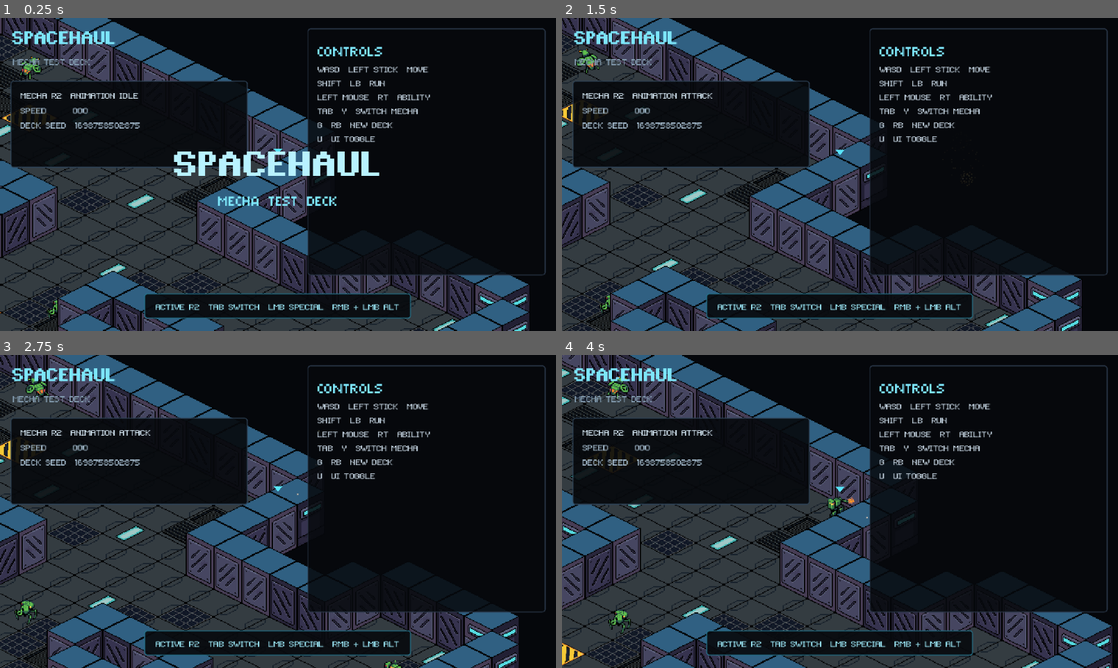
Above: before the commit, frames 1-4 (two rows, left to right).
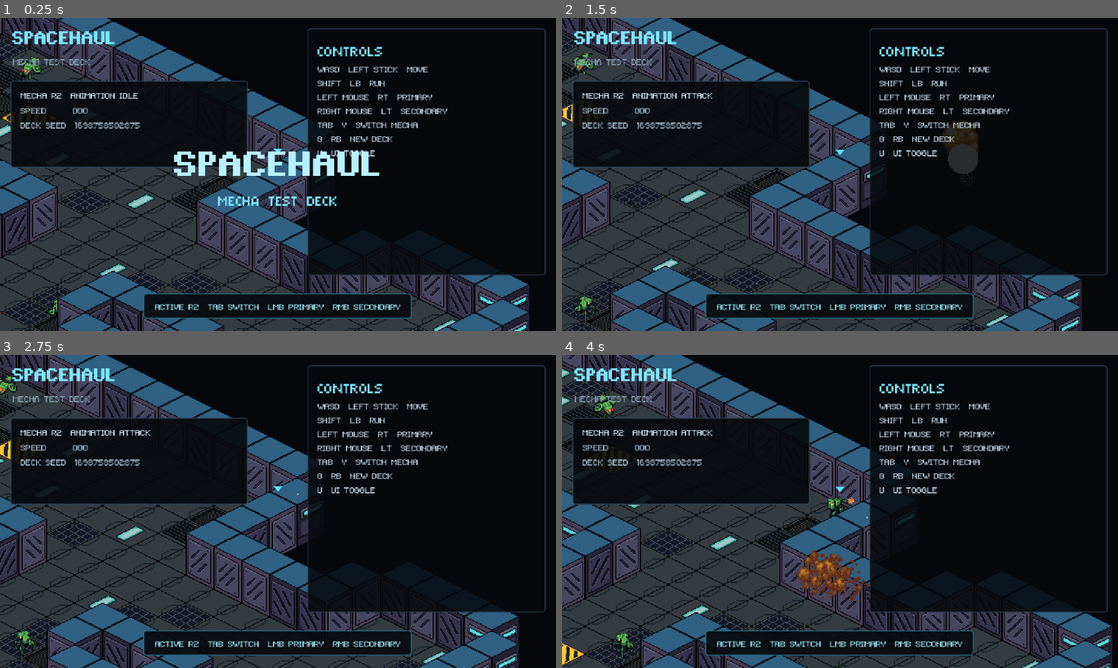
Above: after the commit, the same moments.

Repository: Tekknobot/spacehaul
Game: Godot game, scene res://Scenes/main.tscn
The game is run twice, just before and just after one commit, with the same random seed, the same clock (stepped at 60 frames per second) and the same inputs.
Inputs (mouse positions are in pixels of both pictures, inside the frame that each line leads up to):
- Up to frame 1 (0.25 s): no input
- Up to frame 2 (1.5 s): move the mouse to (962, 158) at 0.52 s; hold D (move_right) 0.53-1.28 s; hold Right mouse button (aim, bound only before the commit) 0.53-1.28 s; click (962, 158) at 0.8 s; move the mouse to (728, 190) at 1.27 s; hold S (move_down) from 1.28 s (still down); click (728, 190) at 1.35 s
- Up to frame 3 (2.75 s): right-click (166, 527) at 1.55 s; move the mouse to (333, 442) at 2.02 s; release S (move_down) at 2.03 s; hold D (move_right) from 2.03 s (still down); hold Right mouse button (aim, bound only before the commit) from 2.03 s (still down); click (333, 442) at 2.3 s
- Up to frame 4 (4 s): move the mouse to (812, 574) at 2.77 s; release D (move_right) at 2.78 s; release Right mouse button (aim, bound only before the commit) at 2.78 s; hold W (move_up) 2.78-3.53 s; tap Space (dash) at 2.85 s; click (812, 574) at 2.92 s; right-click (812, 574) at 3.05 s; move the mouse to (1006, 558) at 3.52 s; hold A (move_left) from 3.53 s (still down); tap K (death_test) at 3.6 s; click (1006, 558) at 3.8 s

The runs differ from the first frame. In frame 1, 1.3% of the frame differs, in the area x 25-81%, y 24-96%; in frame 2, 2.5%; in frame 3, 1.9%; in frame 4, 2.9%, in the area x 5-81%, y 6-100%.

Commit message:
VFX explosions.

Diff:
--- a/Scenes/main.tscn
+++ b/Scenes/main.tscn
@@ -162,7 +162,7 @@
 theme_override_colors/font_color = Color(0.78, 0.84, 0.89, 1)
 theme_override_fonts/font = ExtResource("4_mago1")
 theme_override_font_sizes/font_size = 16
-text = "WASD  LEFT STICK  MOVE\nSHIFT  LB  RUN\nLEFT MOUSE  RT  ABILITY\nTAB  Y  SWITCH MECHA\nG  RB  NEW DECK\nU  UI TOGGLE"
+text = "WASD  LEFT STICK  MOVE\nSHIFT  LB  RUN\nLEFT MOUSE  RT  PRIMARY\nRIGHT MOUSE  LT  SECONDARY\nTAB  Y  SWITCH MECHA\nG  RB  NEW DECK\nU  UI TOGGLE"
 
 [node name="BottomCenter" type="CenterContainer" parent="HUD" unique_id=5209970]
 anchors_preset = 12
--- a/Scripts/input_setup.gd
+++ b/Scripts/input_setup.gd
@@ -10,6 +10,7 @@
 	_add_action("dash")
 	_add_action("aim", 0.15)
 	_add_action("shoot", 0.15)
+	_add_action("secondary_ability", 0.15)
 	_add_action("interact")
 	_add_action("tool")
 	_add_action("pickup")
@@ -44,11 +45,13 @@
 	_add_key("dash", KEY_SPACE)
 	_add_joy_button("dash", JOY_BUTTON_A)
 
-	_add_mouse_button("aim", MOUSE_BUTTON_RIGHT)
-	_add_joy_axis("aim", JOY_AXIS_TRIGGER_LEFT, 1.0)
-
+	# Mouse aim is implicit from the cursor/right stick. Right click is now a
+	# standalone secondary-ability trigger rather than a modifier for LMB.
 	_add_mouse_button("shoot", MOUSE_BUTTON_LEFT)
 	_add_joy_axis("shoot", JOY_AXIS_TRIGGER_RIGHT, 1.0)
+
+	_add_mouse_button("secondary_ability", MOUSE_BUTTON_RIGHT)
+	_add_joy_axis("secondary_ability", JOY_AXIS_TRIGGER_LEFT, 1.0)
 
 	_add_key("interact", KEY_E)
 	_add_joy_button("interact", JOY_BUTTON_X)
--- a/Scripts/mecha_controller.gd
+++ b/Scripts/mecha_controller.gd
@@ -112,10 +112,17 @@
 	var move_input := Input.get_vector("move_left", "move_right", "move_up", "move_down")
 	var attack_direction := _get_attack_direction()
 
-	if Input.is_action_just_pressed("shoot") and not attacking:
-		_attack_target = _get_attack_target(attack_direction)
-		_attack_alternate = Input.is_action_pressed("aim")
-		_start_attack(attack_direction, true)
+	if not attacking:
+		# RMB / LT fires the alternate special directly. It no longer needs to
+		# be held together with the primary ability button.
+		if Input.is_action_just_pressed("secondary_ability") and _has_secondary_ability():
+			_attack_target = _get_attack_target(attack_direction)
+			_attack_alternate = true
+			_start_attack(attack_direction, true)
+		elif Input.is_action_just_pressed("shoot"):
+			_attack_target = _get_attack_target(attack_direction)
+			_attack_alternate = false
+			_start_attack(attack_direction, true)
 
 	if attacking:
 		velocity = velocity.move_toward(Vector2.ZERO, deceleration * delta)
@@ -176,6 +183,9 @@
 	var radius := _rng.randf_range(18.0, ai_patrol_radius)
 	_ai_target = home_position + Vector2(cos(angle), sin(angle)) * radius
 
+func _has_secondary_ability() -> bool:
+	return mecha_id in ["M1", "M3", "S1", "S3", "R3", "R4"]
+
 func _start_attack(direction: Vector2, launch_projectile: bool) -> void:
 	if attacking:
 		return
--- a/Scripts/special_explosion.gd
+++ b/Scripts/special_explosion.gd
@@ -1,10 +1,15 @@
 extends Node2D
 class_name SpacehaulSpecialExplosion
+
+const EXPLOSION_FRAME_COUNT := 14
+const EXPLOSION_FPS := 18.0
+const EXPLOSION_PATH := "res://Sprites/VFX/Explosion/explosion%d.png"
 
 var core_color := Color(2.8, 1.5, 0.4, 1.0)
 var glow_color := Color(1.5, 0.55, 0.12, 1.0)
 var radius := 18.0
-var duration := 0.28
+var procedural_duration := 0.28
+var total_duration := 0.28
 var elapsed := 0.0
 var seed := 1
 
@@ -13,18 +18,61 @@
 	core_color = new_core
 	glow_color = new_glow
 	radius = new_radius
-	duration = new_duration
+	procedural_duration = maxf(new_duration, 0.001)
 	seed = int(Time.get_ticks_usec()) ^ int(global_position.x * 17.0) ^ int(global_position.y * 31.0)
 	z_as_relative = false
 	z_index = clampi(int(round(global_position.y)) + 80, -3000, 3000)
+
+	# Preserve the existing generated additive burst. The authored explosion
+	# animation is layered on top as a child so both effects play together.
 	var additive := CanvasItemMaterial.new()
 	additive.blend_mode = CanvasItemMaterial.BLEND_MODE_ADD
 	material = additive
+
+	var animation_duration := _build_explosion_animation()
+	total_duration = maxf(procedural_duration, animation_duration)
 	queue_redraw()
+
+func _build_explosion_animation() -> float:
+	var frames := SpriteFrames.new()
+	if frames.has_animation("default"):
+		frames.remove_animation("default")
+	frames.add_animation("explode")
+	frames.set_animation_loop("explode", false)
+	frames.set_animation_speed("explode", EXPLOSION_FPS)
+
+	var loaded_frames := 0
+	for frame_index in range(1, EXPLOSION_FRAME_COUNT + 1):
+		var path := EXPLOSION_PATH % frame_index
+		if not ResourceLoader.exists(path):
+			continue
+		var texture := load(path) as Texture2D
+		if texture != null:
+			frames.add_frame("explode", texture)
+			loaded_frames += 1
+
+	if loaded_frames <= 0:
+		return 0.0
+
+	var sprite := AnimatedSprite2D.new()
+	sprite.sprite_frames = frames
+	sprite.animation = &"explode"
+	sprite.centered = true
+	sprite.texture_filter = CanvasItem.TEXTURE_FILTER_NEAREST
+	sprite.z_index = 1
+
+	# The source VFX is 64x64. Scale it with the existing impact radius so
+	# cannon/artillery hits read larger while small chain impacts stay tight.
+	var impact_scale := clampf(radius / 18.0, 0.55, 1.45)
+	sprite.scale = Vector2.ONE * impact_scale
+	add_child(sprite)
+	sprite.play("explode")
+
+	return float(loaded_frames) / EXPLOSION_FPS
 
 func _process(delta: float) -> void:
 	elapsed += delta
-	if elapsed >= duration:
+	if elapsed >= total_duration:
 		queue_free()
 		return
 	queue_redraw()
@@ -34,14 +82,19 @@
 
 func _pixel(p: Vector2, c: Color, alpha: float = 1.0) -> void:
 	var q := p.round()
-	# 2x2 additive bloom around a crisp 1x1 source pixel.
+	# Existing crisp generated impact: 2x2 additive bloom around a 1x1 pixel.
 	draw_rect(Rect2(q - Vector2(0.5, 0.5), Vector2(2.0, 2.0)), Color(glow_color.r, glow_color.g, glow_color.b, 0.22 * alpha), true)
 	draw_rect(Rect2(q, Vector2.ONE), Color(c.r, c.g, c.b, c.a * alpha), true)
 
 func _draw() -> void:
-	var p := clampf(elapsed / maxf(duration, 0.001), 0.0, 1.0)
+	# The authored sprite can live longer than this procedural burst. Clamp the
+	# generated portion to its original timing instead of stretching it.
+	var p := clampf(elapsed / procedural_duration, 0.0, 1.0)
 	var expand := sin(p * PI * 0.88)
 	var fade := 1.0 - p
+	if fade <= 0.0:
+		return
+
 	_pixel(Vector2.ZERO, Color(core_color.r * 1.2, core_color.g * 1.2, core_color.b * 1.2, 1.0), fade)
 	for i in range(20):
 		var angle := TAU * (float(i) / 20.0) + (_rand01(i) - 0.5) * 0.35
--- a/Scripts/test_world.gd
+++ b/Scripts/test_world.gd
@@ -39,7 +39,7 @@
 	var animation_name := mecha_manager.get_active_animation_name().to_upper()
 	animation_label.text = "MECHA %s  ANIMATION %s" % [mecha_name, animation_name]
 	speed_label.text = "SPEED      %03d" % int(round(mecha_manager.get_active_speed()))
-	status_label.text = "ACTIVE %s  TAB SWITCH  LMB SPECIAL  RMB + LMB ALT" % mecha_name
+	status_label.text = "ACTIVE %s  TAB SWITCH  LMB PRIMARY  RMB SECONDARY" % mecha_name
 
 func _on_active_mecha_changed(_mecha: MechaController) -> void:
 	_update_active_mecha_labels()
Not shown, changed: .DS_Store
Not shown, changed: SPECIAL_ABILITY_PORT.md
Not shown, changed: Sprites/.DS_Store
